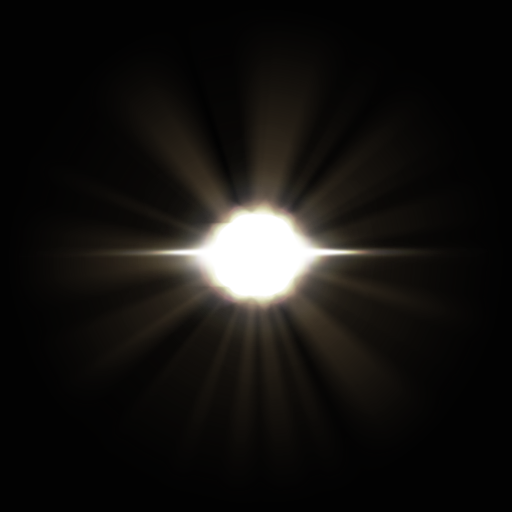
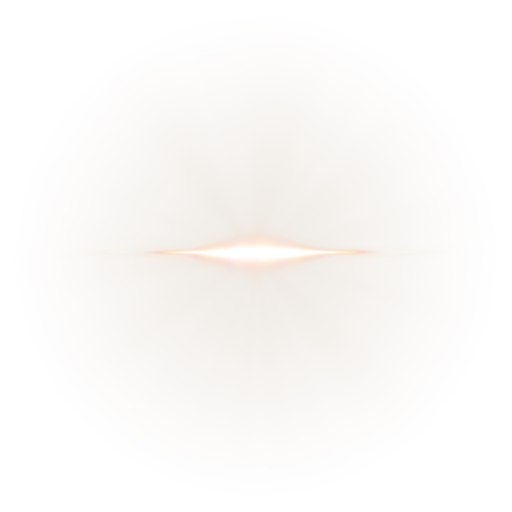
Layer changes from the first 512×512 image to the second:
renamed "glowrays" to "rays", opacity 52% → 17%, moved it above "glow", painted on it over [9, 9, 503, 503]
showed "glow", opacity 40% → 29%, moved it above "sunStreakThin", painted on it over [8, 8, 505, 505]
"sunStreakThin": blend addition → screen over [19, 242, 488, 262]
"sunStreak": blend addition → screen, painted on it over [40, 180, 479, 331]
hid "sun" over [122, 125, 377, 385]
hid "Layer 2" over [0, 0, 512, 512]
